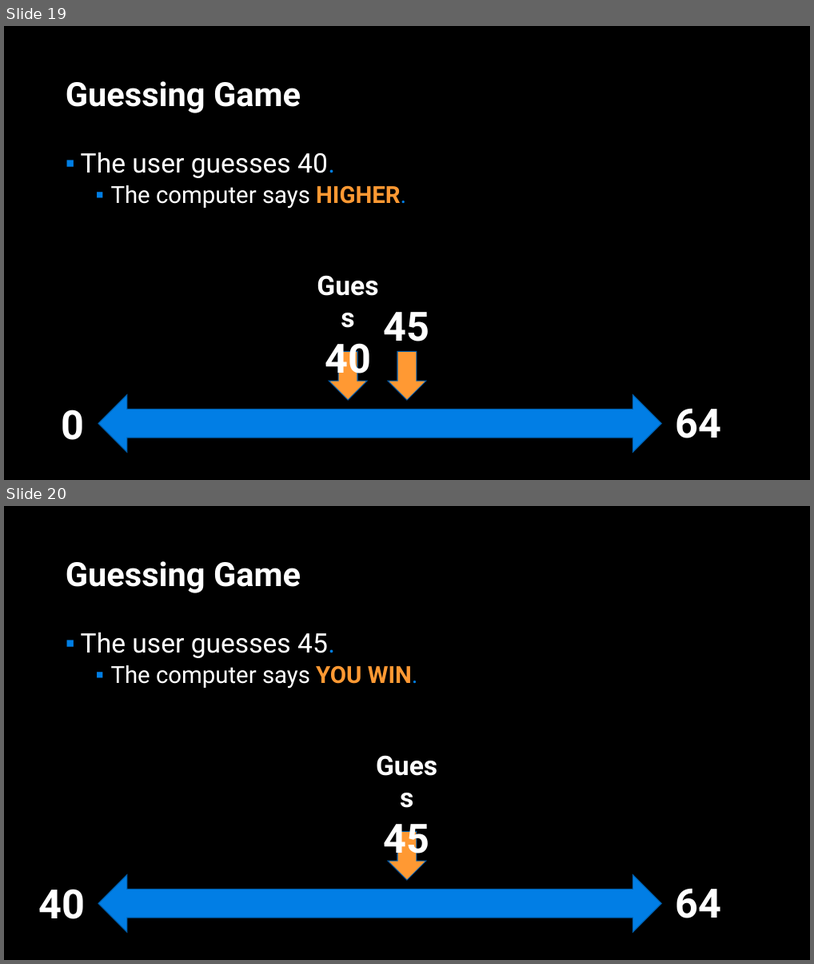
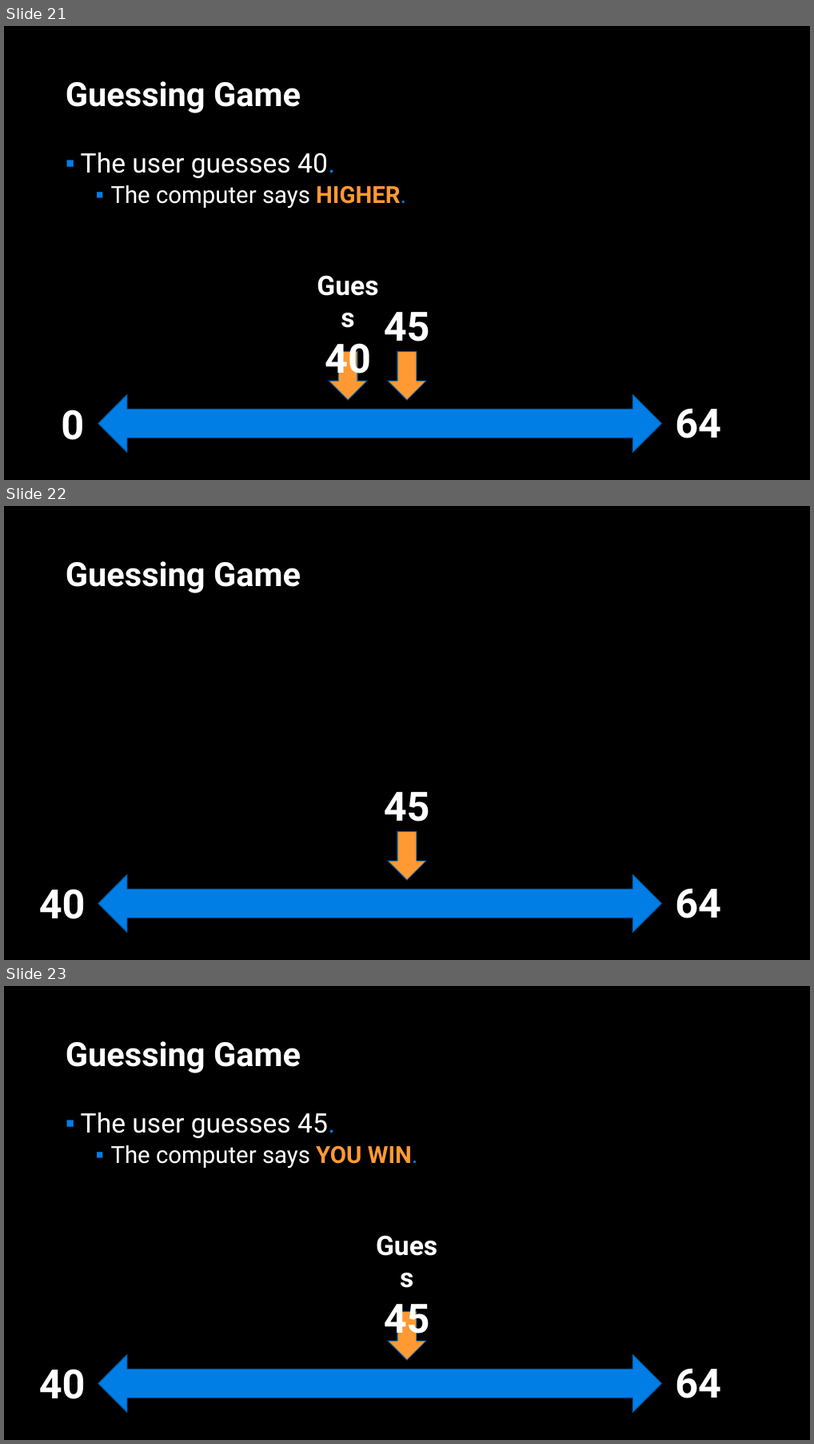
Before and after one commit to APS106/APS106-winter-2022-material, a slide deck: lectures/week4/lecture1/slides/week4_lecture1.pptx. Shown one above the other, each under a label of ours: slides 19 and 20 before the commit, slides 21, 22 and 23 after it. The pictures are 814x964 and 814x1444 pixels, drawn with LibreOffice and Linux fonts; fonts in the diff are those of the drawing; background and template pictures are left out. Boxes give left, top, right and bottom in pixels: in the first picture for what was removed or moved away, otherwise in the second. Text is boxed around its words. In the diff, an @@ line names an element or a change of style, - is before the commit and + after.

```diff
--- a/lectures/week4/lecture1/slides/week4_lecture1.pptx
+++ b/lectures/week4/lecture1/slides/week4_lecture1.pptx
@@ slide 22 added at <box>4,506,810,960</box>, background picture (left out) @@
@@ title added at <box>66,561,301,593</box>, 39.6 pt, text #FFFFFF, bold @@
+Guessing Game
@@ text added at <box>384,792,430,821</box>, 48 pt, text #FFFFFF, bold @@
+45
@@ down arrow added at <box>388,832,426,880</box>, fill #FF9933, outline #015DA9 1 pt @@
@@ text added at <box>39,888,86,919</box>, 48 pt, text #FFFFFF, bold @@
+40
@@ left right arrow added at <box>98,875,662,932</box>, fill #017EE5, outline #015DA9 1 pt @@
@@ text added at <box>675,888,722,918</box>, 48 pt, text #FFFFFF, bold @@
+64
@@ what was slide 19 is now slide 21 @@
@@ what was slide 20 is now slide 23 @@
```
Also in this commit, not shown: 1 slide changed, 2 other slides added, 5 other files.
